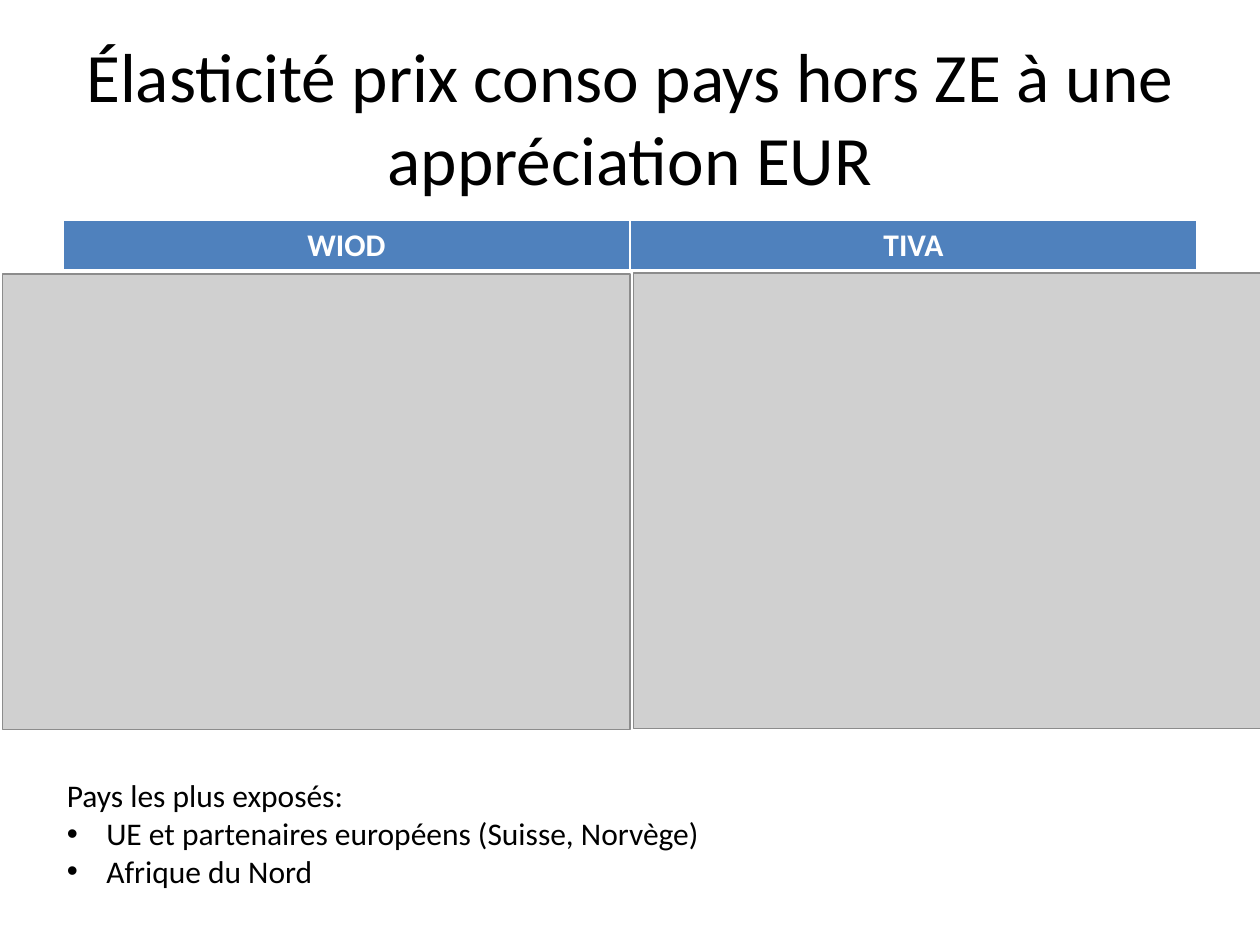
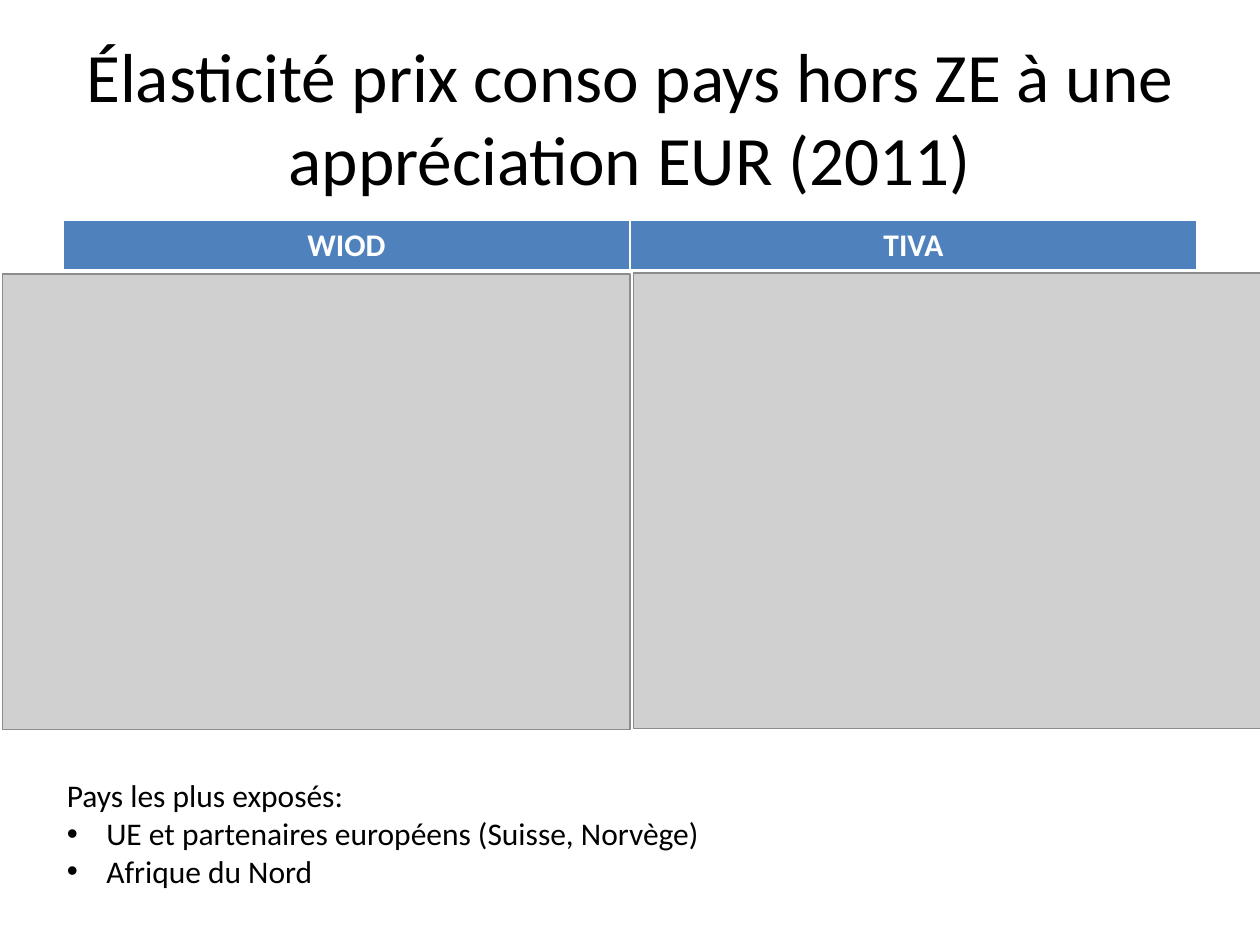
Before and after one commit to gdaudin/OFCE_CommerceVA, a slide deck: slide 8 of c17255-Point d’étape projet WIOD TIVA.pptx. Drawn at 1260x945 pixels with LibreOffice and Linux fonts; fonts in the diff are those of the drawing; grey boxes stand for pictures. Boxes give left, top, right and bottom in pixels: in the first picture for what was removed or moved away, otherwise in the second. Text is boxed around its words. In the diff, an @@ line names an element or a change of style, - is before the commit and + after.

```diff
--- a/c17255-Point d’étape projet WIOD TIVA.pptx
+++ b/c17255-Point d’étape projet WIOD TIVA.pptx
@@ title at (86,45,1173,197): text changed @@
-Élasticité prix conso pays hors ZE à une appréciation EUR
+Élasticité prix conso pays hors ZE à une appréciation EUR (2011)
```
Also in this commit, not shown: 6 other slides changed.
